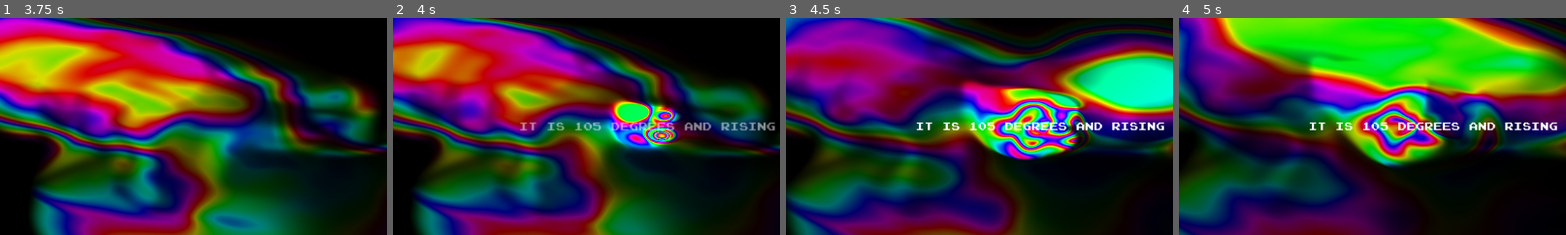
Above: before the commit, frames 1-4 (left to right).
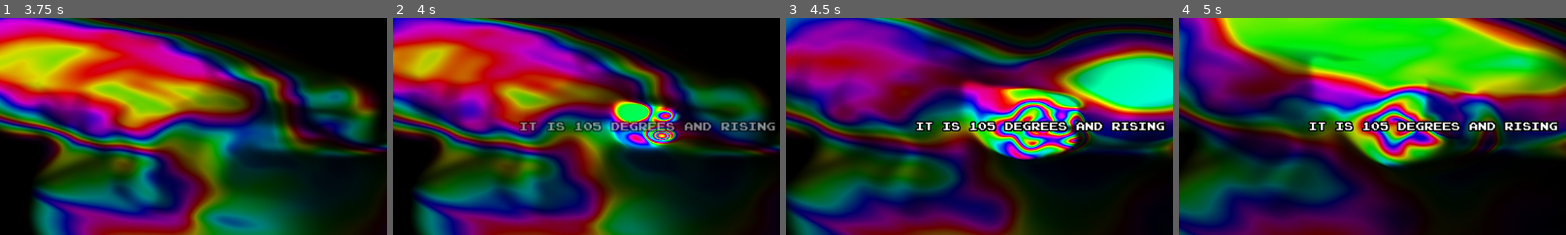
Above: after the commit, the same moments.

Repository: jake-schlaerth/audio-poc
Game: Godot game, scene res://fluid/fluid_sim.tscn
Same seed, same stepped clock (60 frames per second), same inputs: the game is played once before the commit and once after it.
Inputs (mouse positions are % of the whole screen's width and height, from its top left):
- Up to frame 1 (3.75 s): tap Enter at 0.5 s; move the mouse to (45, 70) at 0.52 s; click (45, 70) at 0.67 s; tap Space at 0.77 s; drag from (80, 65) to (45, 70) at 1.27 s; move the mouse to (20, 35) at 2.02 s; click (20, 35) at 2.17 s; drag from (55, 50) to (20, 35) at 2.77 s; move the mouse to (35, 25) at 3.52 s; click (35, 25) at 3.67 s
- Up to frame 2 (4 s): tap Space at 3.77 s
- Up to frame 3 (4.5 s): drag from (72, 45) to (35, 25) at 4.27 s
- Up to frame 4 (5 s): no input
The pictures show only the part of the screen within x 17-67%, y 25-75%; the shares and areas given below are measured in that part.

Frame 1 is identical in both runs. In frame 2, 2.0% of the frame differs, in the area x 32-95%, y 47-53%; in frame 3, 2.0%; in frame 4, 1.9%.

Commit message:
black outline on text

Diff:
--- a/fluid/fluid_audio.gd
+++ b/fluid/fluid_audio.gd
@@ -27,6 +27,7 @@
 @export_range(0.0001, 0.1) var silence_threshold: float = 0.001
 
 const MUTE_DB: float = -80.0
+const SHUTDOWN_DRAIN_TIME: float = 0.1
 
 var _world_player: AudioStreamPlayer
 var _boss_player: AudioStreamPlayer
@@ -43,6 +44,20 @@
 	_boss_player.play()
 
 	SignalBus.fluid_activity_changed.connect(set_intensity)
+
+	get_tree().set_auto_accept_quit(false)
+
+
+func _notification(what: int) -> void:
+	if what == NOTIFICATION_WM_CLOSE_REQUEST:
+		_shutdown()
+
+
+func _shutdown() -> void:
+	_world_player.stop()
+	_boss_player.stop()
+	await get_tree().create_timer(SHUTDOWN_DRAIN_TIME).timeout
+	get_tree().quit()
 
 
 func _process(delta: float) -> void:
--- a/fluid/text_cycler.gd
+++ b/fluid/text_cycler.gd
@@ -23,11 +23,15 @@
 ## Scale the incoming phrase grows from (1.0 = no pop).
 @export_range(0.1, 1.0) var pop_from_scale: float = 0.7
 
+@export_range(0, 16) var text_outline_size: int = 8
+
 var _index: int = 0
 var _tween: Tween
 
 
 func _ready() -> void:
+	add_theme_color_override(&"font_outline_color", Color.BLACK)
+	add_theme_constant_override(&"outline_size", text_outline_size)
 	if not phrases.is_empty():
 		text = phrases[0]
 	resized.connect(_recenter_pivot)
Not shown, changed: CLAUDE.md
